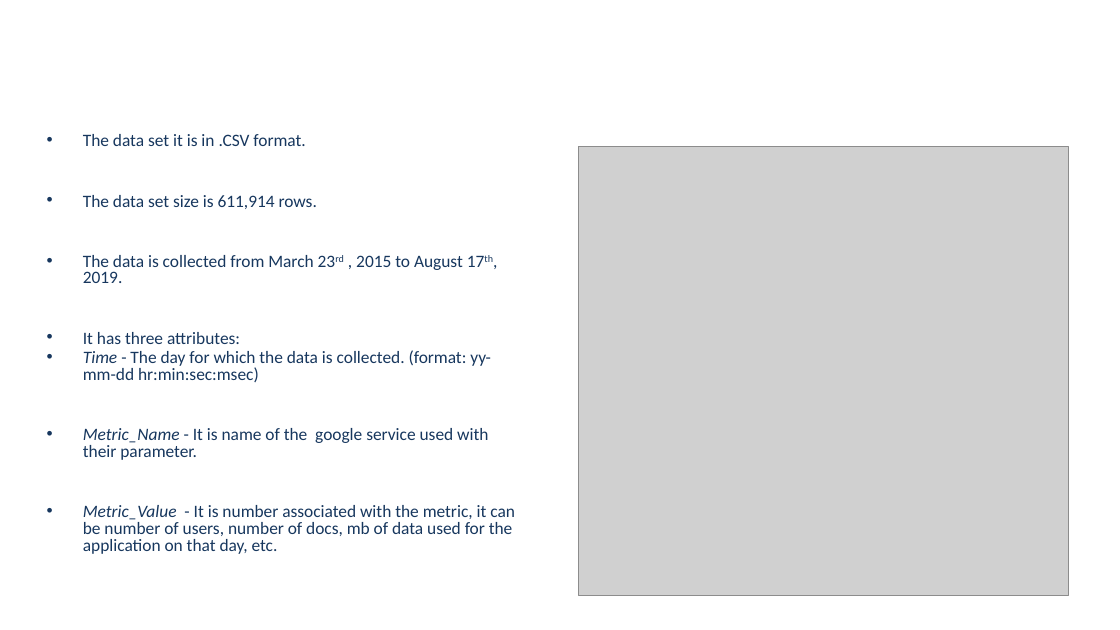
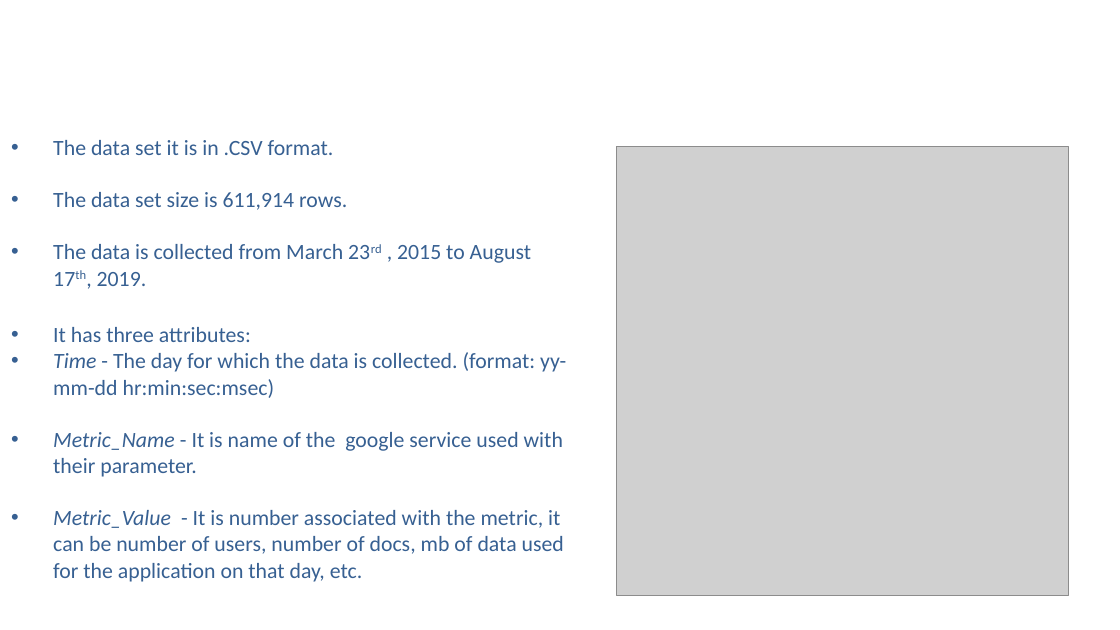
Before and after one commit to UNCG-CSE/G_Suite_Metrics, a slide deck: slide 3 of doc/G-suite review ppt.pptx. Drawn at 1120x630 pixels with LibreOffice and Linux fonts; fonts in the diff are those of the drawing; grey boxes stand for pictures; background and template pictures are left out. Boxes give left, top, right and bottom in pixels: in the first picture for what was removed or moved away, otherwise in the second. Text is boxed around its words. In the diff, an @@ line names an element or a change of style, - is before the commit and + after.

```diff
--- a/doc/G-suite review ppt.pptx
+++ b/doc/G-suite review ppt.pptx
@@ title "DATA DESCRIPTION" at [91, 140, 130, 155]: size 32 to 32.4 pt @@
@@ text "The data set it is ...": place and size @@
-text "The data set it is ..." at [83, 134, 515, 554]
+text "The data set it is ..." at [53, 140, 566, 582]
@@ text "The data set it is ..." at [53, 140, 566, 582]: size 11.2 to 14 pt, text colour #17375E to #376092; indent changed; line spacing 0.8 to 1; less space between paragraphs @@
@@ picture: place and size @@
-picture at [579, 147, 1068, 596]
+picture at [616, 147, 1068, 596]
```
Also in this commit, not shown: 6 other slides changed.
